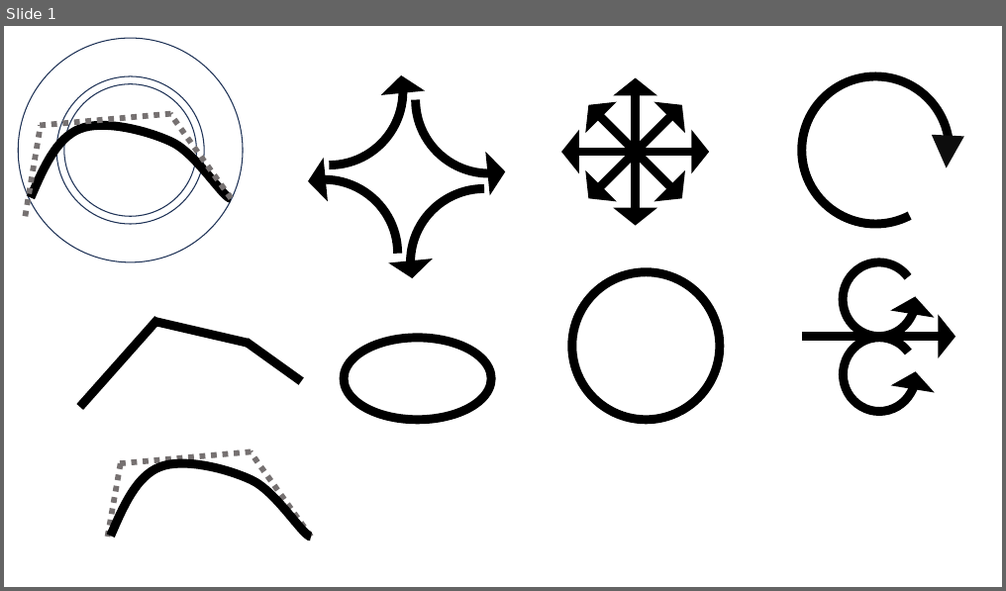
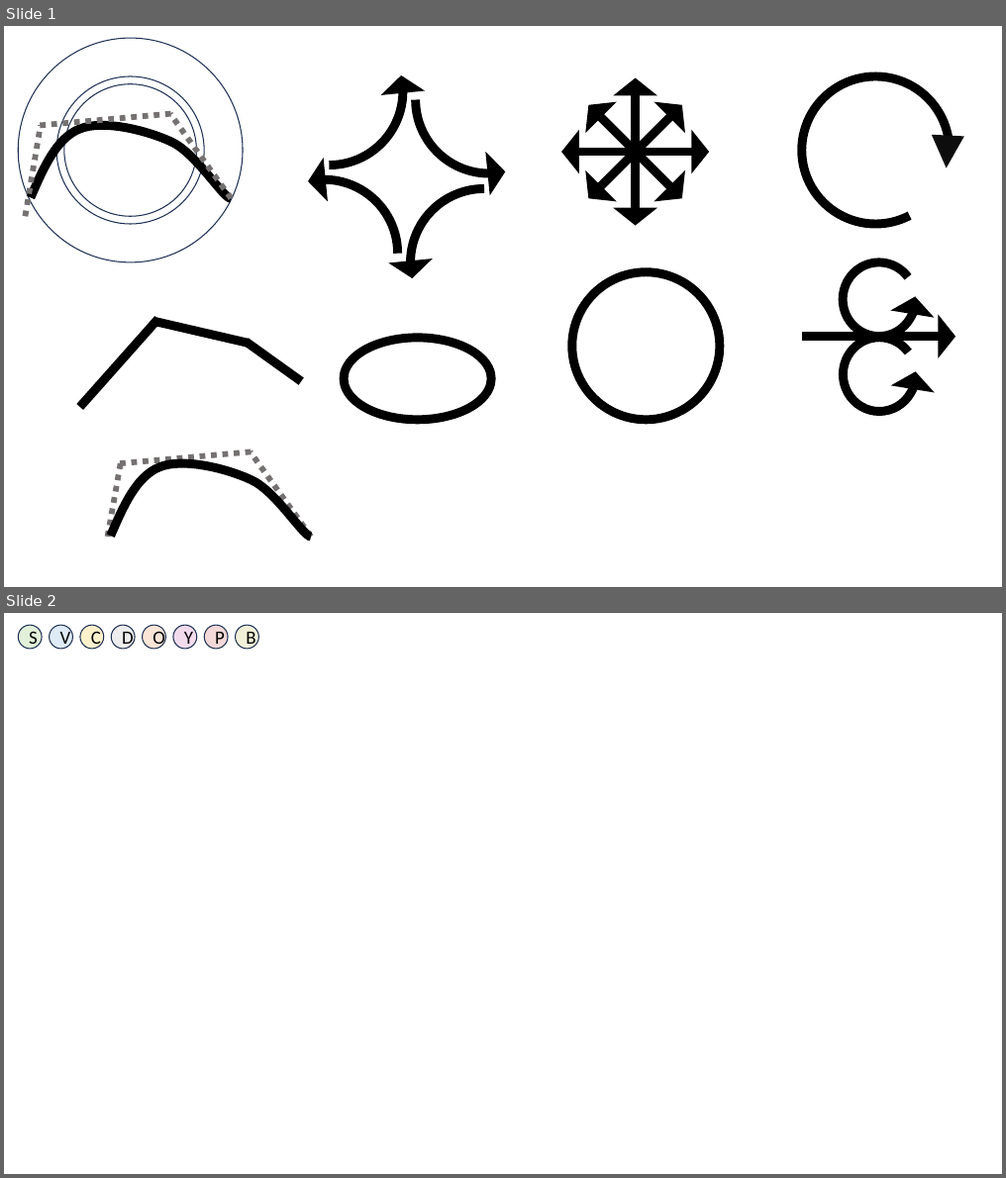
Before and after one commit to AlbertGarcia1991/apperodynamics, a slide deck: Presentation1.pptx. Shown one above the other, each under a label of ours: slide 1 before the commit, slides 1 and 2 after it. The pictures are 1006x591 and 1006x1178 pixels, drawn with LibreOffice and Linux fonts; fonts in the diff are those of the drawing. Boxes give left, top, right and bottom in pixels: in the first picture for what was removed or moved away, otherwise in the second. Text is boxed around its words. In the diff, an @@ line names an element or a change of style, - is before the commit and + after.

```diff
--- a/Presentation1.pptx
+++ b/Presentation1.pptx
@@ slide 2 added at (x1=4, y1=613, x2=1002, y2=1174), background #FFFFFF @@
@@ ellipse added at (x1=18, y1=625, x2=43, y2=649), fill #E2F0D9, outline #1E3256 1 pt, 18 pt, text #000000 @@
+S
@@ ellipse added at (x1=49, y1=625, x2=73, y2=649), fill #DEEBF7, outline #1E3256 1 pt, 18 pt, text #000000 @@
+V
@@ ellipse added at (x1=80, y1=625, x2=104, y2=649), fill #FFF2CC, outline #1E3256 1 pt, 18 pt, text #000000 @@
+C
@@ ellipse added at (x1=111, y1=625, x2=135, y2=649), fill #EDEDED, outline #1E3256 1 pt, 18 pt, text #000000 @@
+D
@@ ellipse added at (x1=143, y1=625, x2=166, y2=649), fill #FBE5D6, outline #1E3256 1 pt, 18 pt, text #000000 @@
+O
@@ ellipse added at (x1=173, y1=625, x2=197, y2=649), fill #F3DBEE, outline #1E3256 1 pt, 18 pt, text #000000 @@
+Y
@@ ellipse added at (x1=204, y1=625, x2=228, y2=649), fill #F2D8D8, outline #1E3256 1 pt, 18 pt, text #000000 @@
+P
@@ ellipse added at (x1=236, y1=625, x2=259, y2=649), fill #F1F1D9, outline #1E3256 1 pt, 18 pt, text #000000 @@
+B
```
Also in this commit, not shown: 15 other files.
